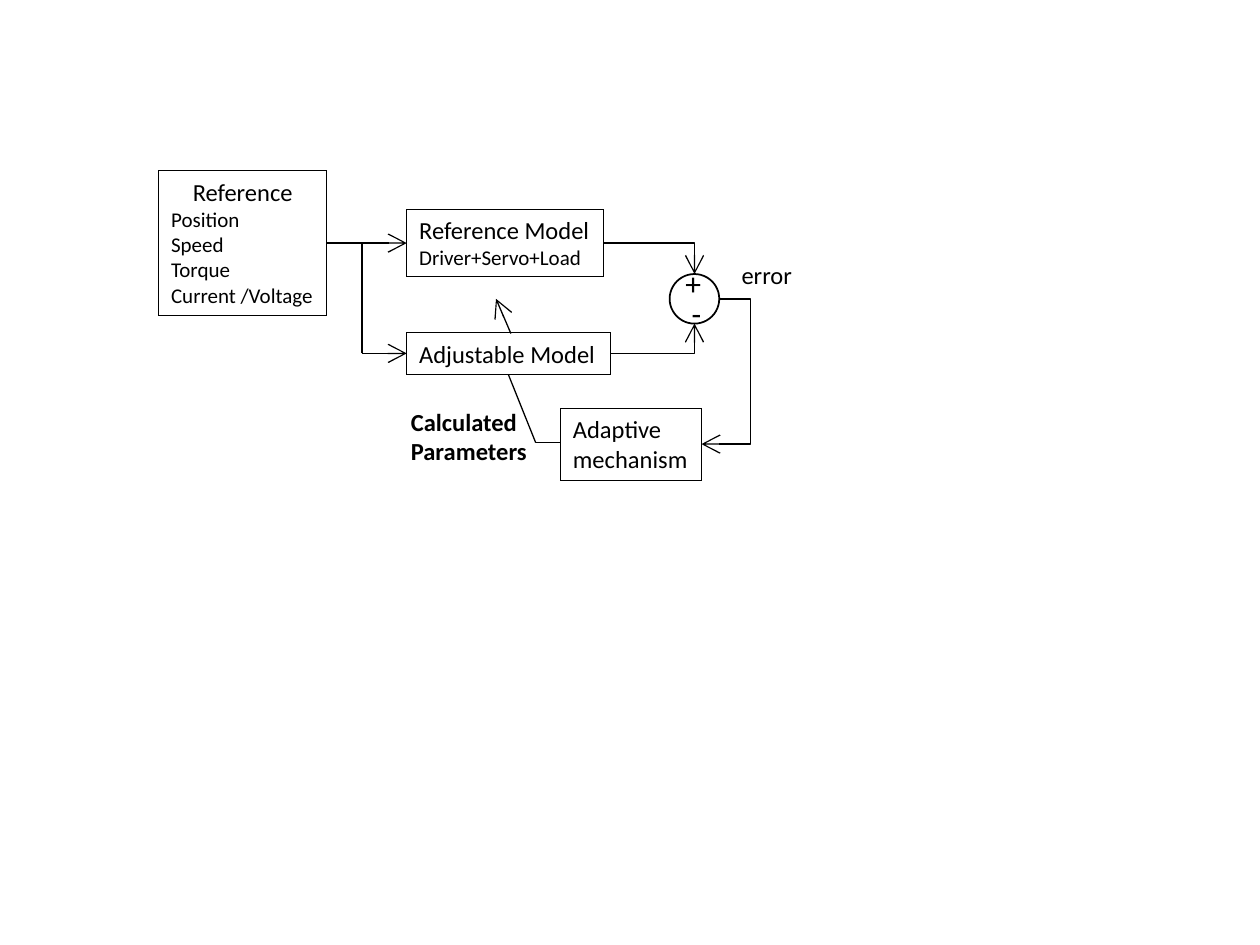
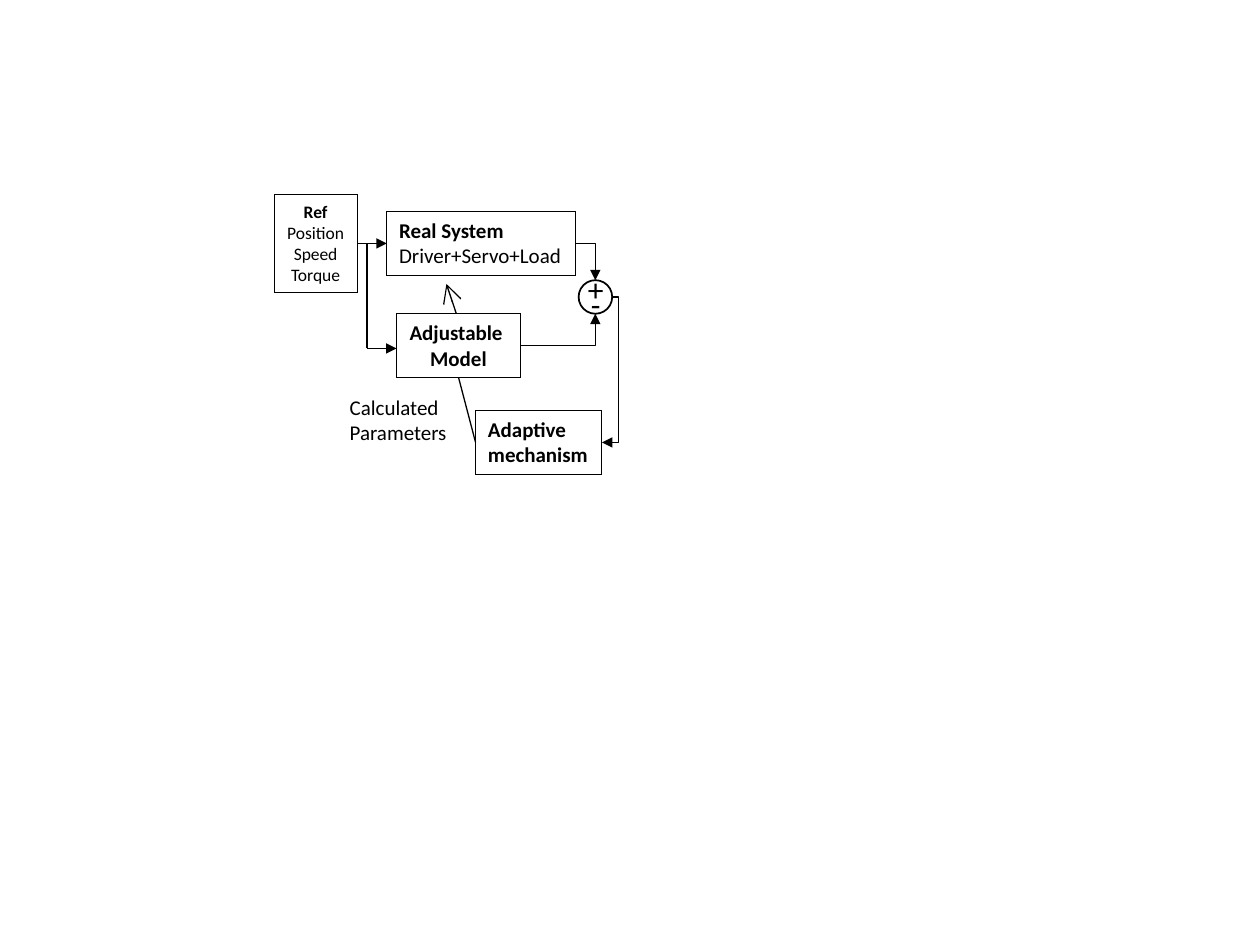
Before and after one commit to SerhatOzkucuk/PhD-Works, a slide deck: slide 9 of Parameter Estimation Works/review_IEEE Transaction on industrial electronics format/TRANS-JOUR/word/review_paper_drawings.pptx. Drawn at 1260x945 pixels with LibreOffice and Linux fonts; fonts in the diff are those of the drawing. Boxes give left, top, right and bottom in pixels: in the first picture for what was removed or moved away, otherwise in the second. Text is boxed around its words. In the diff, an @@ line names an element or a change of style, - is before the commit and + after.

```diff
--- a/Parameter Estimation Works/review_IEEE Transaction on industrial electronics format/TRANS-JOUR/word/review_paper_drawings.pptx
+++ b/Parameter Estimation Works/review_IEEE Transaction on industrial electronics format/TRANS-JOUR/word/review_paper_drawings.pptx
@@ rectangle "Ref": place and size @@
-rectangle "Ref" at [159,171,326,315]
+rectangle "Ref" at [273,195,357,292]
@@ text in rectangle at [304,206,328,218]: text changed; size 14 to 10 pt; bold on @@
-Reference
+Ref
@@ text in rectangle at [287,227,344,284]: size 12 to 10 pt in "Position", "Speed", "Torque"; alignment left to centre @@
@@ rectangle "Real System": place and size @@
-rectangle "Real System" at [407,209,605,277]
+rectangle "Real System" at [387,212,576,275]
@@ text in rectangle at [399,223,503,242]: text changed; size 14 to 12 pt; bold on @@
-Reference Model
+Real System
@@ arrow moved from (326, 243) - (407, 243) to (357, 243) - (387, 243) @@
@@ arrow (357, 243) - (387, 243): arrowheads changed @@
@@ line moved from (362, 354) - (362, 244) to (367, 349) - (367, 244) @@
@@ elbow arrow moved from (604, 243) - (694, 275) to (576, 243) - (596, 280) @@
@@ elbow arrow (576, 243) - (596, 280): arrowheads changed @@
@@ text "+" rewrapped from [673,258,714,309] to [576,265,604,299] @@
@@ text in rectangle at [171,288,313,307]: paragraph removed @@
-Current /Voltage
@@ arrow moved from (512, 334) - (496, 299) to (456, 314) - (446, 284) @@
@@ ellipse: place and size @@
-ellipse at [670,275,719,324]
+ellipse at [578,280,612,314]
@@ text "-" rewrapped from [679,287,714,338] to [580,278,604,312] @@
@@ elbow arrow moved from (719, 299) - (702, 444) to (612, 297) - (602, 442) @@
@@ elbow arrow (612, 297) - (602, 442): arrowheads changed @@
@@ text removed at [742,272,792,284] @@
-error
@@ rectangle "Adjustable": place and size @@
-rectangle "Adjustable" at [407,333,610,375]
+rectangle "Adjustable" at [396,314,520,377]
@@ text in rectangle at [410,325,503,366]: text changed; size 14 to 12 pt; bold on @@
-Adjustable Model
+Adjustable
+Model
@@ elbow arrow moved from (610, 354) - (694, 324) to (520, 345) - (596, 314) @@
@@ elbow arrow (520, 345) - (596, 314): arrowheads changed @@
@@ arrow moved from (362, 354) - (407, 354) to (367, 349) - (397, 349) @@
@@ arrow (367, 349) - (397, 349): arrowheads changed @@
@@ text "Calculated": place and size @@
-text "Calculated" at [411,413,527,461]
+text "Calculated" at [350,400,447,440]
@@ text "Calculated" at [350,400,447,440]: size 14 to 12 pt, bold off @@
@@ line moved from (536, 442) - (509, 374) to (475, 442) - (459, 377) @@
@@ rectangle "Adaptive": place and size @@
-rectangle "Adaptive" at [561,408,702,480]
+rectangle "Adaptive" at [475,411,601,474]
@@ rectangle "Adaptive" at [475,411,601,474]: size 14 to 12 pt, bold on @@
@@ line removed from (536, 442) to (561, 442) @@
```
Also in this commit, not shown: 8 other slides changed, 3 slides added, 5 other files.
